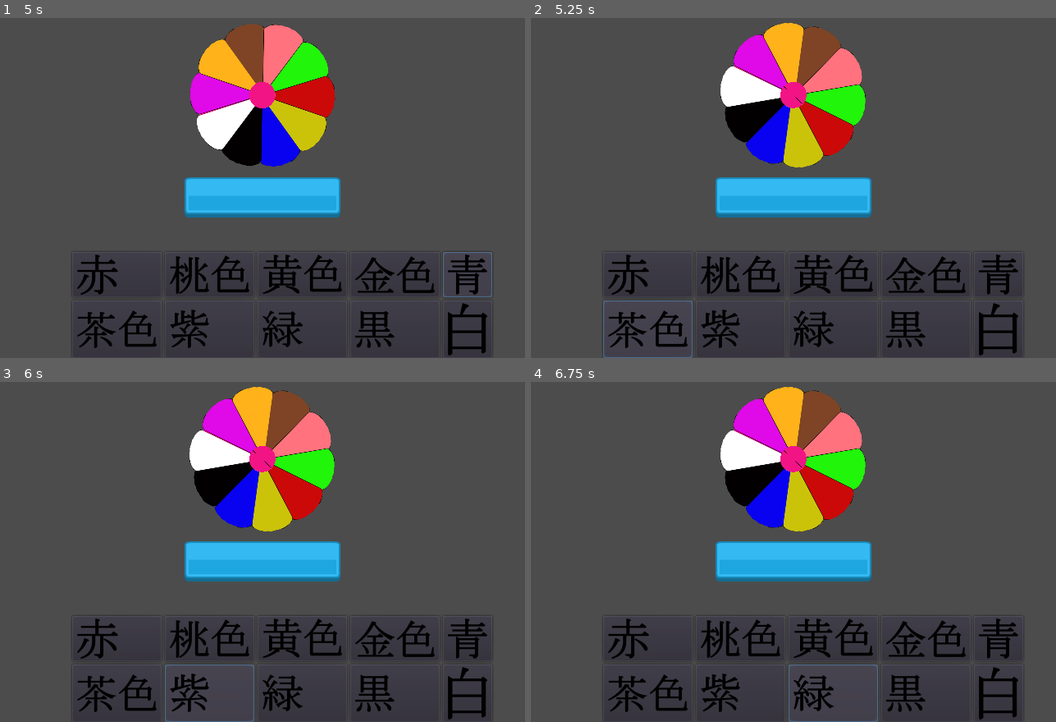
Above: before the commit, frames 1-4 (two rows, left to right).
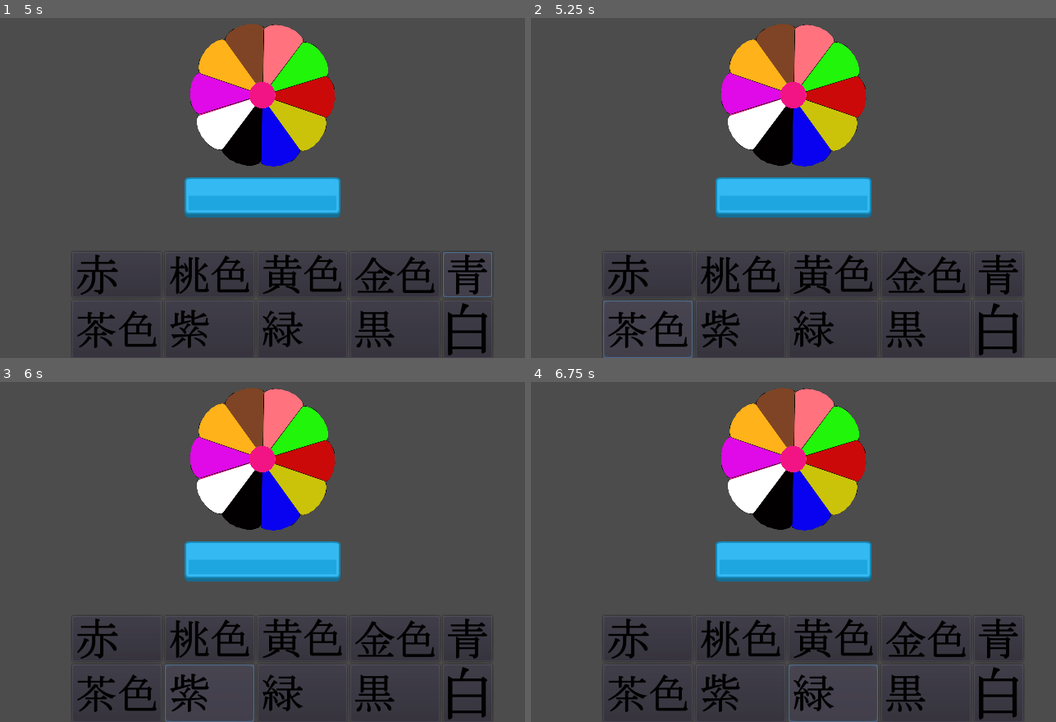
Above: after the commit, the same moments.

Repository: josprachi/Kanji-Colors
Game: Godot game, scene res://Scenes/GameScene.tscn
The game is run twice, just before and just after one commit, with the same random seed, the same clock (stepped at 60 frames per second) and the same inputs.
Inputs (mouse positions are in pixels of both pictures, inside the frame that each line leads up to):
- Up to frame 1 (5 s): click (262, 198) at 0.5 s; click (115, 273) at 1.25 s; click (210, 273) at 2 s; click (304, 273) at 2.75 s; click (393, 273) at 3.5 s; click (467, 273) at 4.25 s
- Up to frame 2 (5.25 s): click (646, 330) at 5 s
- Up to frame 3 (6 s): click (210, 694) at 5.75 s
- Up to frame 4 (6.75 s): click (835, 694) at 6.5 s

Frame 1 is identical in both runs. In frame 2, 8.9% of the frame differs, in the area x 36-64%, y 1-44%; in frame 3, 8.9%; in frame 4, 8.9%.

Commit message:
connected spin wheel to spin button

Diff:
--- a/Scenes/GameScene.tscn
+++ b/Scenes/GameScene.tscn
@@ -1,7 +1,7 @@
 [gd_scene load_steps=5 format=2]
 
 [ext_resource path="res://Assets/Art/Colors/circle.png" type="Texture" id=1]
-[ext_resource path="res://Scenes/SpinWheel.gd" type="Script" id=2]
+[ext_resource path="res://Scripts/SpinWheel.gd" type="Script" id=2]
 [ext_resource path="res://Scenes/Menu.tscn" type="PackedScene" id=3]
 [ext_resource path="res://Scenes/WheelPatel.tscn" type="PackedScene" id=6]
 
--- a/Scenes/SpinWheel.gd
+++ /dev/null
@@ -1,36 +0,0 @@
-extends Node2D
-
-
-# Declare member variables here. Examples:
-# var a = 2
-# var b = "text"
-var rng
-
-# Called when the node enters the scene tree for the first time.
-func _ready():
-	rng = RandomNumberGenerator.new()
-	rng.randomize()
-
-
-# Called every frame. 'delta' is the elapsed time since the previous frame.
-#func _process(delta):
-	#pass
-
-
-
-func _on_Tween_tween_completed(object, key):
-	#print("tween completed")
-	$Tween.stop_all()
-	if self.rotation_degrees>360.0:
-		self.rotation_degrees-=360.0
-	print(self.rotation_degrees)
-
-func _on_Timer_timeout():
-	var finalRoation = rng.randf_range(0.0, 360.0)
-	if finalRoation<self.rotation_degrees:
-		finalRoation+=self.rotation_degrees
-
-	#print(my_random_number)
-	$Tween.interpolate_method(self, "set_rotation_degrees", self.rotation_degrees, finalRoation, 4,Tween.TRANS_LINEAR,Tween.EASE_OUT)
-	print(self.rotation_degrees)
-	$Tween.start()
--- a/Scripts/Menu.gd
+++ b/Scripts/Menu.gd
@@ -34,8 +34,14 @@
 	print("button clicked")
 
 
+func set_SpinButton_Text():
+	var tex=preload("res://Assets/Menu/green_button01.png")
+	$SpinButton.texture_normal=tex
 
 func _on_SpinButton_pressed():
+	print(get_parent().get_node("SpinWheel").state)#get_child(0).state)
+	if get_parent().get_node("SpinWheel").state =="idle":
+		print("idle")
 	posArray.shuffle()
 	var index=0
 	print(posArray)
@@ -43,6 +49,6 @@
 		$ButtonRect/ButtonArray.move_child($ButtonRect/ButtonArray.get_children()[index],posArray[index])
 		index+=1
 	#$ButtonRect/ButtonArray.move_child($ButtonRect/ButtonArray.get_children()[0],2)
-	print($ButtonRect/ButtonArray.get_child(0))
+	#print($ButtonRect/ButtonArray.get_child(0))
 	show_Buttons()
-	print("spin button pressed")
+	#print("spin button pressed")
--- /dev/null
+++ b/Scripts/SpinWheel.gd
@@ -0,0 +1,41 @@
+extends Node2D
+
+
+# Declare member variables here. Examples:
+# var a = 2
+# var b = "text"
+var rng
+const GAMESTATE=["idle","spinning","spin_stopped","score"]
+var state="idle"
+# Called when the node enters the scene tree for the first time.
+func _ready():
+	rng = RandomNumberGenerator.new()
+	rng.randomize()
+
+
+# Called every frame. 'delta' is the elapsed time since the previous frame.
+func _process(delta):
+	if state =="spinning":
+		self.rotate(delta)
+	#pass
+
+
+
+func _on_Tween_tween_completed(object, key):
+	#print("tween completed")
+	if state =="spinning":
+		$Tween.stop_all()
+		if self.rotation_degrees>360.0:
+			self.rotation_degrees-=360.0
+
+			#print(self.rotation_degrees)
+
+func _on_Timer_timeout():
+	var finalRoation = rng.randf_range(0.0, 360.0)
+	if state =="spinning":
+		if finalRoation<self.rotation_degrees:
+			finalRoation+=self.rotation_degrees
+			$Tween.interpolate_method(self, "set_rotation_degrees", self.rotation_degrees, finalRoation, 4,Tween.TRANS_LINEAR,Tween.EASE_OUT)
+			print("here")
+			print(self.rotation_degrees)
+			#$Tween.start()
Binary file added: Assets/Menu/green_button00.png
Not shown, added: Assets/Menu/green_button00.png.import
Binary file added: Assets/Menu/green_button01.png
Not shown, added: Assets/Menu/green_button01.png.import
Binary file added: Assets/Menu/green_button02.png
Not shown, added: Assets/Menu/green_button02.png.import
Binary file added: Assets/Menu/green_button03.png
Not shown, added: Assets/Menu/green_button03.png.import
Binary file added: Assets/Menu/green_button04.png
Not shown, added: Assets/Menu/green_button04.png.import
Binary file added: Assets/Menu/green_button05.png
Not shown, added: Assets/Menu/green_button05.png.import
